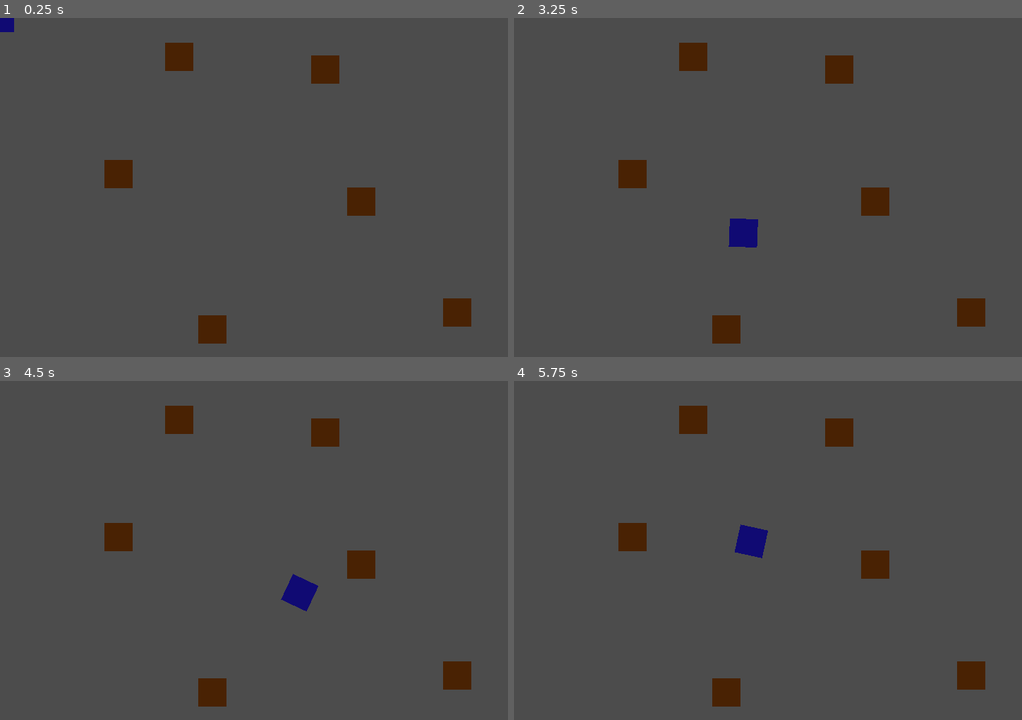
Above: before the commit, frames 1-4 (two rows, left to right).
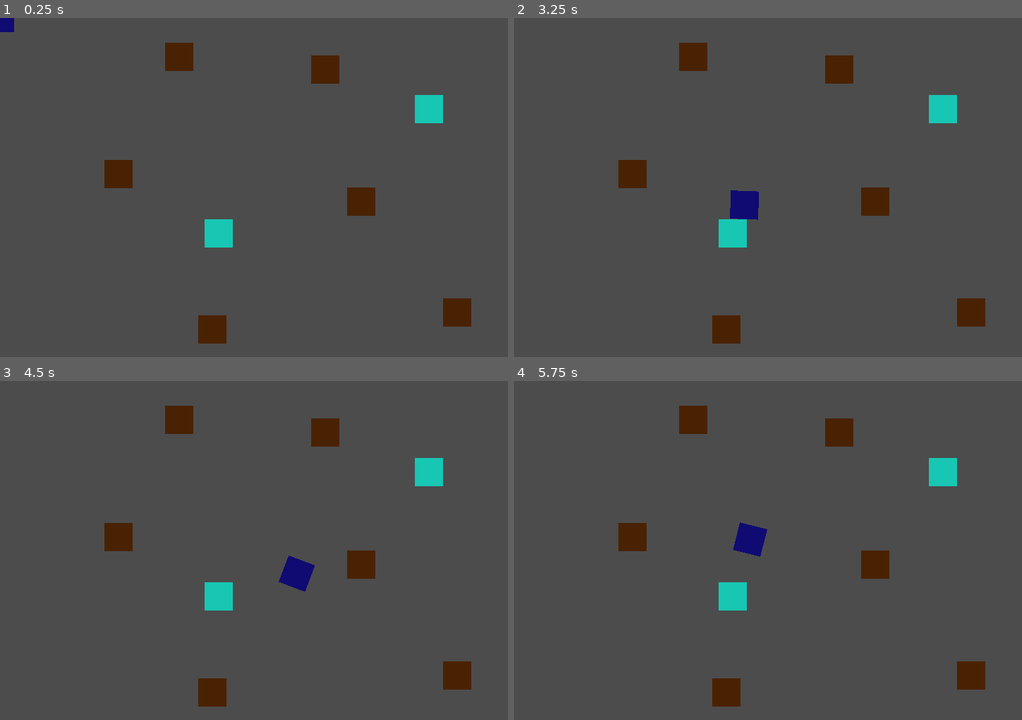
Above: after the commit, the same moments.

Repository: Tinsuit/GrimHarvester
Game: Godot game, scene res://Forest.tscn
The game is run twice, just before and just after one commit, with the same random seed, the same clock (stepped at 60 frames per second) and the same inputs.
Inputs (mouse positions are in pixels of both pictures, inside the frame that each line leads up to):
- Up to frame 1 (0.25 s): no input
- Up to frame 2 (3.25 s): tap Enter at 0.5 s; move the mouse to (879, 170) at 0.52 s; click (879, 170) at 0.6 s; move the mouse to (666, 204) at 1.27 s; click (666, 204) at 1.35 s; tap Space at 2 s; move the mouse to (818, 112) at 2.02 s; click (818, 112) at 2.1 s; move the mouse to (742, 255) at 2.77 s; click (742, 255) at 2.85 s
- Up to frame 3 (4.5 s): move the mouse to (406, 601) at 3.52 s; click (406, 601) at 3.6 s; move the mouse to (101, 499) at 4.27 s; click (101, 499) at 4.35 s
- Up to frame 4 (5.75 s): move the mouse to (793, 550) at 5.02 s; click (793, 550) at 5.1 s

The runs differ from the first frame. In frame 1, 0.9% of the frame differs, in the area x 40-88%, y 22-68%; in frame 2, 1.6%; in frame 3, 1.6%; in frame 4, 1.0%.

Commit message:
simple spirits

Diff:
--- /dev/null
+++ b/project/Forest.gd
@@ -0,0 +1,16 @@
+extends Node2D
+
+
+
+# Called when the node enters the scene tree for the first time.
+func _ready():
+	pass # Replace with function body.
+
+
+# Called every frame. 'delta' is the elapsed time since the previous frame.
+#func _process(delta):
+#	pass
+
+func _on_Spirit_grim_entered():
+	if $PlayerGrim.running == true:
+		pass
--- a/project/Forest.tscn
+++ b/project/Forest.tscn
@@ -1,6 +1,8 @@
-[gd_scene load_steps=4 format=2]
+[gd_scene load_steps=6 format=2]
 
 [ext_resource path="res://scripts/PlayerGrim.gd" type="Script" id=1]
+[ext_resource path="res://Spirit.tscn" type="PackedScene" id=2]
+[ext_resource path="res://Forest.gd" type="Script" id=3]
 
 [sub_resource type="RectangleShape2D" id=1]
 extents = Vector2( 20, 20 )
@@ -9,6 +11,7 @@
 extents = Vector2( 18, 19 )
 
 [node name="Forest" type="Node2D"]
+script = ExtResource( 3 )
 
 [node name="PlayerGrim" type="KinematicBody2D" parent="."]
 script = ExtResource( 1 )
@@ -135,3 +138,11 @@
 [node name="CollisionShape2D" type="CollisionShape2D" parent="Trees/Tree6"]
 position = Vector2( 20, 20 )
 shape = SubResource( 2 )
+
+[node name="Spirit2" parent="." instance=ExtResource( 2 )]
+position = Vector2( 608, 129 )
+
+[node name="Spirit" parent="." instance=ExtResource( 2 )]
+position = Vector2( 310, 305 )
+
+[connection signal="grim_entered" from="Spirit" to="." method="_on_Spirit_grim_entered"]
--- /dev/null
+++ b/project/Spirit.gd
@@ -0,0 +1,28 @@
+extends KinematicBody2D
+
+export var speed = 210
+var dir
+
+signal grim_entered
+
+# Called when the node enters the scene tree for the first time.
+func _ready():
+	pass # Replace with function body.
+
+
+# Called every frame. 'delta' is the elapsed time since the previous frame.
+func _process(delta):
+	if dir != null:
+		move_and_slide(dir * speed)
+
+
+
+
+func _on_Area2D_body_entered(body: Node):
+	if body.name == "PlayerGrim":
+		emit_signal("grim_entered")
+
+
+
+func _on_Run_timeout():
+	dir = null
--- a/project/Spirit.tscn
+++ b/project/Spirit.tscn
@@ -1,9 +1,15 @@
-[gd_scene load_steps=2 format=2]
+[gd_scene load_steps=4 format=2]
+
+[ext_resource path="res://Spirit.gd" type="Script" id=1]
 
 [sub_resource type="RectangleShape2D" id=1]
 extents = Vector2( 20, 20 )
 
+[sub_resource type="CircleShape2D" id=2]
+radius = 85.0059
+
 [node name="Spirit" type="KinematicBody2D"]
+script = ExtResource( 1 )
 
 [node name="ColorRect" type="ColorRect" parent="."]
 margin_left = -20.0
@@ -14,3 +20,13 @@
 
 [node name="CollisionShape2D" type="CollisionShape2D" parent="."]
 shape = SubResource( 1 )
+
+[node name="Area2D" type="Area2D" parent="."]
+
+[node name="CollisionShape2D" type="CollisionShape2D" parent="Area2D"]
+shape = SubResource( 2 )
+
+[node name="Run" type="Timer" parent="."]
+
+[connection signal="body_entered" from="Area2D" to="." method="_on_Area2D_body_entered"]
+[connection signal="timeout" from="Run" to="." method="_on_Run_timeout"]
